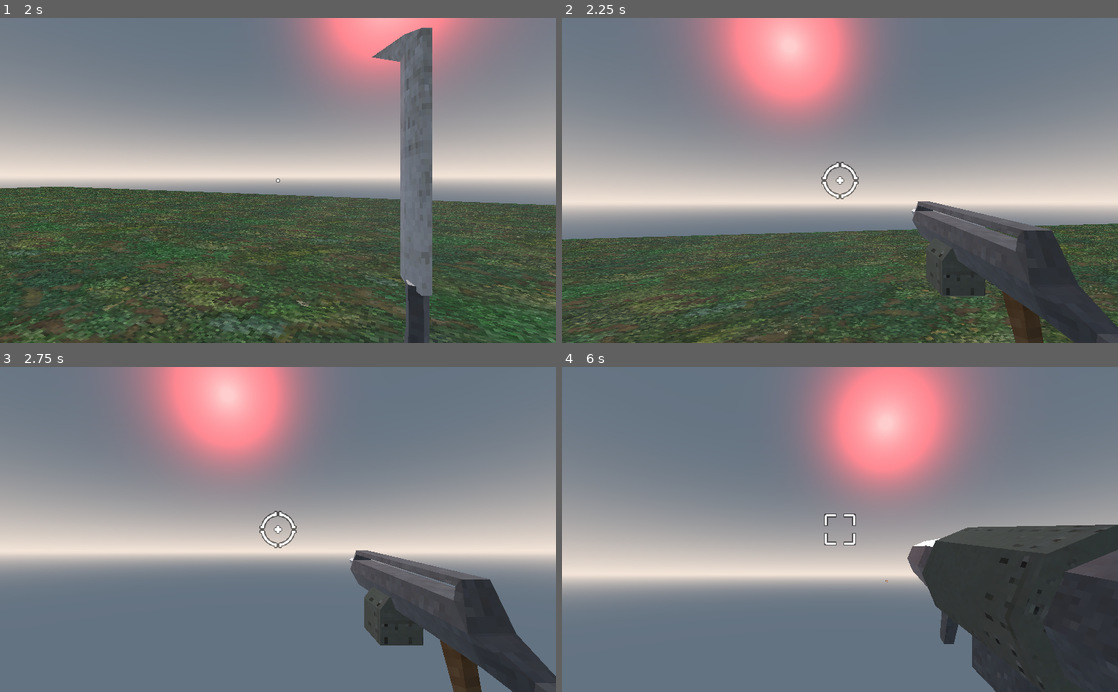
Above: before the commit, frames 1-4 (two rows, left to right).
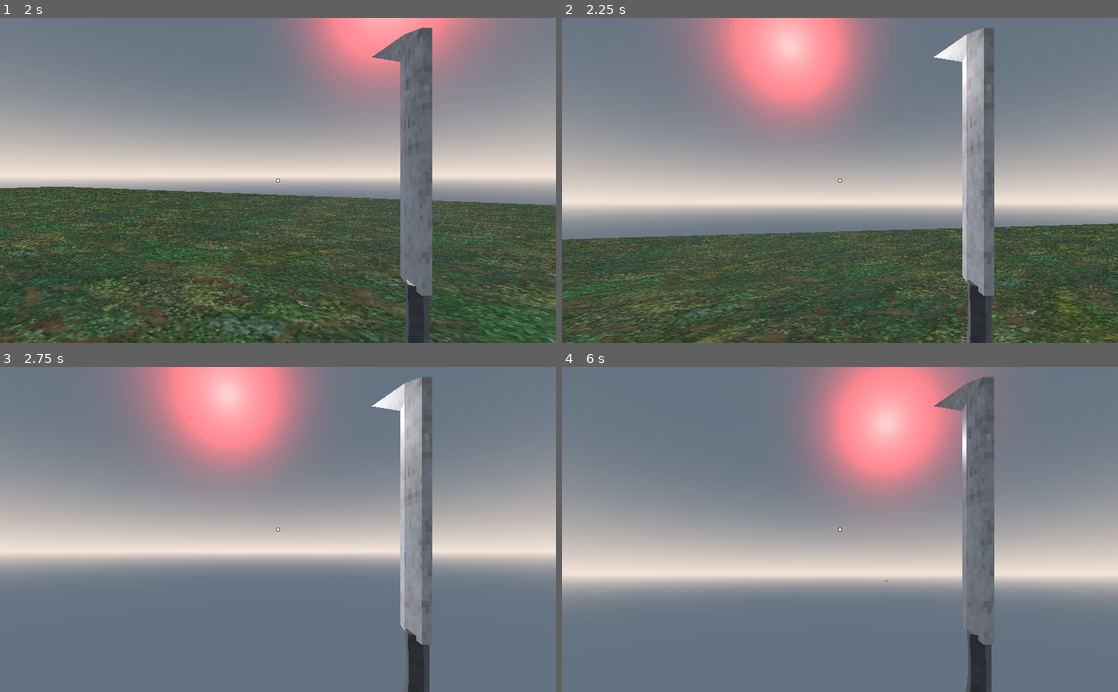
Above: after the commit, the same moments.

Repository: steventuckness/FPS-Course
Game: Godot game, scene res://World.tscn
The game is run twice, just before and just after one commit, with the same random seed, the same clock (stepped at 60 frames per second) and the same inputs.
Inputs (mouse positions are in pixels of both pictures, inside the frame that each line leads up to):
- Up to frame 1 (2 s): tap Enter at 0.5 s; move the mouse to (305, 180) at 0.52 s; press the mouse at (305, 180) at 0.53 s; hold W (move_forwards) from 0.53 s (still down); tap Space (jump) at 0.77, 1.52 s; move the mouse to (250, 180) at 1.27 s; release the mouse at (250, 180) at 1.28 s; tap 1 at 1.35 s
- Up to frame 2 (2.25 s): keep holding W (move_forwards); move the mouse to (851, 174) at 2.02 s; tap 2 at 2.1 s
- Up to frame 3 (2.75 s): keep holding W (move_forwards)
- Up to frame 4 (6 s): move the mouse to (834, 536) at 2.77 s; tap 3 at 2.85 s; tap Space (jump) at 3.02, 3.77, 4.52 s; tap R (restart) at 3.5 s; move the mouse to (878, 532) at 3.52 s; tap 4 at 3.6 s; move the mouse to (795, 526) at 4.27 s; tap 5 at 4.35 s; move the mouse to (845, 529) at 5.02 s; tap 6 at 5.1 s; move the mouse to (817, 523) at 5.77 s; release W (move_forwards) at 5.78 s; hold D (move_right) from 5.78 s (still down); tap 7 at 5.85 s

Frame 1 is identical in both runs. In frame 2, 9.4% of the frame differs, in the area x 46-100%, y 2-100%; in frame 3, 12%; in frame 4, 18%, in the area x 47-100%, y 2-100%.

Commit message:
Section 5: Making the Pickup Manager

Diff:
--- a/characters/HealthManager.gd
+++ b/characters/HealthManager.gd
@@ -67,3 +67,9 @@
 	get_tree().get_root().add_child(gibs_inst)
 	gibs_inst.global_transform.origin = global_transform.origin
 	gibs_inst.enable_gibs()
+
+func get_pickup(pickup_type, ammo):
+	match pickup_type:
+		Pickup.PICKUP_TYPES.HEALTH:
+			heal(ammo)
+			print('picked up health')
--- /dev/null
+++ b/characters/player/PickupManager.gd
@@ -0,0 +1,20 @@
+extends Area
+
+signal got_pickup
+
+var max_player_health = 0
+var cur_player_health = 0
+
+func update_player_health(amnt):
+	cur_player_health = amnt
+
+func _ready():
+	connect("area_entered", self, "on_area_enter")
+
+func on_area_enter(pickup: Pickup):
+	if !pickup:
+		return
+	if pickup.pickup_type == Pickup.PICKUP_TYPES.HEALTH and cur_player_health == max_player_health:
+		return
+	emit_signal("got_pickup", pickup.pickup_type, pickup.ammo)
+	pickup.queue_free()
--- a/characters/player/Player.gd
+++ b/characters/player/Player.gd
@@ -19,12 +19,17 @@
 onready var character_mover = $CharacterMover
 onready var health_manager = $HealthManager
 onready var weapon_manager = $Camera/WeaponManager
-
+onready var pickup_manager = $PickupManager
 var dead = false
 
 func _ready():
 	Input.set_mouse_mode(Input.MOUSE_MODE_CAPTURED)
 	character_mover.init(self)
+
+	pickup_manager.max_player_health = health_manager.max_health
+	health_manager.connect("health_changed", pickup_manager, "update_player_health")
+	pickup_manager.connect("got_pickup", weapon_manager, "get_pickup")
+	pickup_manager.connect("got_pickup", health_manager, "get_pickup")
 	health_manager.init()
 	health_manager.connect("dead", self, "kill")
 	weapon_manager.init($Camera/FirePoint, [self])
--- a/characters/player/Player.tscn
+++ b/characters/player/Player.tscn
@@ -20,6 +20,7 @@
 [ext_resource path="res://weapons/crosshair/crosshair066.png" type="Texture" id=18]
 [ext_resource path="res://weapons/crosshair/crosshair065.png" type="Texture" id=19]
 [ext_resource path="res://weapons/crosshair/crosshair001.png" type="Texture" id=20]
+[ext_resource path="res://characters/player/PickupManager.gd" type="Script" id=21]
 
 [sub_resource type="CapsuleShape" id=1]
 radius = 0.5
@@ -237,6 +238,9 @@
 
 [sub_resource type="SphereShape" id=13]
 radius = 50.0
+
+[sub_resource type="CapsuleShape" id=14]
+radius = 0.67
 
 [node name="Player" type="KinematicBody" groups=[
 "player",
@@ -470,6 +474,15 @@
 [node name="CharacterMover" parent="." instance=ExtResource( 1 )]
 
 [node name="HealthManager" parent="." instance=ExtResource( 3 )]
+
+[node name="PickupManager" type="Area" parent="."]
+collision_layer = 2147483648
+collision_mask = 8
+script = ExtResource( 21 )
+
+[node name="CollisionShape" type="CollisionShape" parent="PickupManager"]
+transform = Transform( 1, 0, 0, 0, -1.62921e-07, -1, 0, 1, -1.62921e-07, 0, 1.00252, 0 )
+shape = SubResource( 14 )
 [connection signal="fire" from="Camera/WeaponManager/Weapons/MachineGun" to="Camera/WeaponManager/Weapons/MachineGun/Graphics/MuzzleFlash" method="flash"]
 [connection signal="fire" from="Camera/WeaponManager/Weapons/Shotgun" to="Camera/WeaponManager/Weapons/Shotgun/Graphics/MuzzleFlash" method="flash"]
 [connection signal="fire" from="Camera/WeaponManager/Weapons/RocketLauncher" to="Camera/WeaponManager/Weapons/RocketLauncher/Graphics/MuzzleFlash" method="flash"]
--- a/characters/player/WeaponManager.gd
+++ b/characters/player/WeaponManager.gd
@@ -4,9 +4,9 @@
 
 var slots_unlocked = {
 	WEAPON_SLOTS.MACHETE: true,
-	WEAPON_SLOTS.MACHINE_GUN: true,
-	WEAPON_SLOTS.SHOTGUN: true,
-	WEAPON_SLOTS.ROCKET_LAUNCHER: true,
+	WEAPON_SLOTS.MACHINE_GUN: false,
+	WEAPON_SLOTS.SHOTGUN: false,
+	WEAPON_SLOTS.ROCKET_LAUNCHER: false,
 }
 
 onready var anim_player = $AnimationPlayer
@@ -19,6 +19,8 @@
 var fire_point: Spatial
 var bodies_to_exclude: Array = []
 
+signal ammo_changed
+
 func init(_fire_point: Spatial, _bodies_to_exclude: Array):
 	fire_point = _fire_point
 	bodies_to_exclude = _bodies_to_exclude
@@ -29,6 +31,9 @@
 	weapons[WEAPON_SLOTS.MACHINE_GUN].connect("fire", self, "alert_nearby_enemies")
 	weapons[WEAPON_SLOTS.SHOTGUN].connect("fire", self, "alert_nearby_enemies")
 	weapons[WEAPON_SLOTS.ROCKET_LAUNCHER].connect("fire", self, "alert_nearby_enemies")
+
+	for weapon in weapons:
+		weapon.connect("fired", self, "emit_ammo_changed_signal")
 
 	switch_to_weapon_slot(WEAPON_SLOTS.MACHETE)
 
@@ -53,7 +58,7 @@
 func switch_to_weapon_slot(slot_ind: int):
 	if slot_ind < 0 or slot_ind >= slots_unlocked.size():
 		return
-	if !slots_unlocked[cur_slot]:
+	if !slots_unlocked[slot_ind]:
 		return
 	disable_all_weapons()
 	cur_weapon = weapons[slot_ind]
@@ -61,6 +66,7 @@
 		cur_weapon.set_active()
 	else:
 		cur_weapon.show()
+	emit_ammo_changed_signal()
 
 func disable_all_weapons():
 	for weapon in weapons:
@@ -68,7 +74,6 @@
 			weapon.set_inactive()
 		else:
 			weapon.hide()
-
 
 func update_animation(velocity: Vector3, grounded: bool):
 	if cur_weapon.has_method("is_idle") and !cur_weapon.is_idle():
@@ -86,3 +91,34 @@
 	for nearby_enemy in nearby_enemies:
 		if nearby_enemy.has_method("alert"):
 			nearby_enemy.alert(false)
+
+func get_pickup(pickup_type, ammo):
+	match pickup_type:
+		Pickup.PICKUP_TYPES.MACHINE_GUN:
+			if !slots_unlocked[WEAPON_SLOTS.MACHINE_GUN]:
+				slots_unlocked[WEAPON_SLOTS.MACHINE_GUN] = true
+				switch_to_weapon_slot(WEAPON_SLOTS.MACHINE_GUN)
+			weapons[WEAPON_SLOTS.MACHINE_GUN].ammo += ammo
+		Pickup.PICKUP_TYPES.MACHINE_GUN_AMMO:
+			weapons[WEAPON_SLOTS.MACHINE_GUN].ammo += ammo
+		Pickup.PICKUP_TYPES.SHOTGUN:
+			if !slots_unlocked[WEAPON_SLOTS.SHOTGUN]:
+				slots_unlocked[WEAPON_SLOTS.SHOTGUN] = true
+				switch_to_weapon_slot(WEAPON_SLOTS.SHOTGUN)
+			weapons[WEAPON_SLOTS.SHOTGUN].ammo += ammo
+		Pickup.PICKUP_TYPES.SHOTGUN_AMMO:
+			if !slots_unlocked[WEAPON_SLOTS.SHOTGUN]:
+				slots_unlocked[WEAPON_SLOTS.SHOTGUN] = true
+				switch_to_weapon_slot(WEAPON_SLOTS.SHOTGUN)
+			weapons[WEAPON_SLOTS.MACHINE_GUN].ammo += ammo
+		Pickup.PICKUP_TYPES.ROCKET_LAUNCHER:
+			if !slots_unlocked[WEAPON_SLOTS.ROCKET_LAUNCHER]:
+				slots_unlocked[WEAPON_SLOTS.ROCKET_LAUNCHER] = true
+				switch_to_weapon_slot(WEAPON_SLOTS.ROCKET_LAUNCHER)
+			weapons[WEAPON_SLOTS.ROCKET_LAUNCHER].ammo += ammo
+		Pickup.PICKUP_TYPES.ROCKET_LAUNCHER_AMMO:
+			weapons[WEAPON_SLOTS.ROCKET_LAUNCHER].ammo += ammo
+	emit_ammo_changed_signal()
+
+func emit_ammo_changed_signal():
+	emit_signal("ammo_changed", cur_weapon.ammo)
--- a/pickups/MachineGunPickup.tscn
+++ b/pickups/MachineGunPickup.tscn
@@ -26,7 +26,6 @@
 collision_layer = 8
 collision_mask = 2147483649
 script = ExtResource( 1 )
-pickup_type = 1
 ammo = 30
 
 [node name="CollisionShape" type="CollisionShape" parent="."]
--- a/pickups/ShotgunPickup.tscn
+++ b/pickups/ShotgunPickup.tscn
@@ -26,7 +26,7 @@
 collision_layer = 8
 collision_mask = 2147483649
 script = ExtResource( 1 )
-pickup_type = 6
+pickup_type = 2
 
 [node name="CollisionShape" type="CollisionShape" parent="."]
 shape = SubResource( 1 )
@@ -36,7 +36,7 @@
 anims/spin = SubResource( 2 )
 
 [node name="Graphics" type="Spatial" parent="."]
-transform = Transform( 0.282552, 0, -0.959252, 0, 1, 0, 0.959252, 0, 0.282552, 0, 0, 0 )
+transform = Transform( 1, 0, 0, 0, 1, 0, 0, 0, 1, 0, 0, 0 )
 
 [node name="shotgun" parent="Graphics" instance=ExtResource( 2 )]
 transform = Transform( -0.455758, 0, 0.205631, 0, 0.5, 0, -0.205631, 0, -0.455758, 0.0823921, 0, -0.182613 )
Not shown: 1 places in characters/player/Player.tscn that only renumber resources
